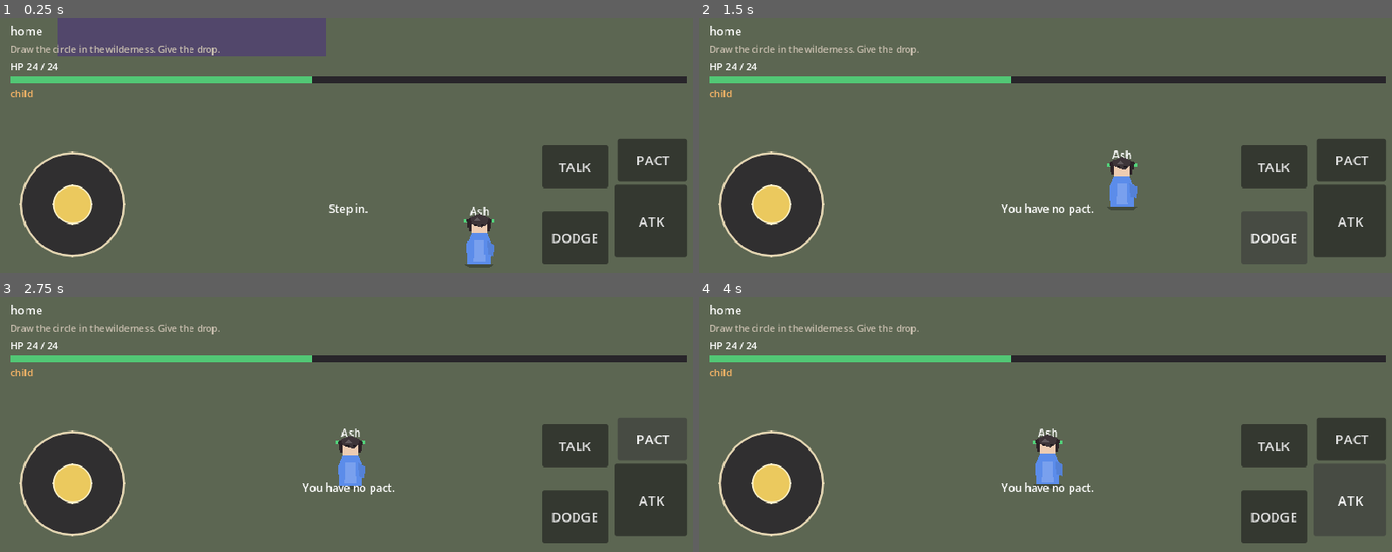
Above: before the commit, frames 1-4 (two rows, left to right).
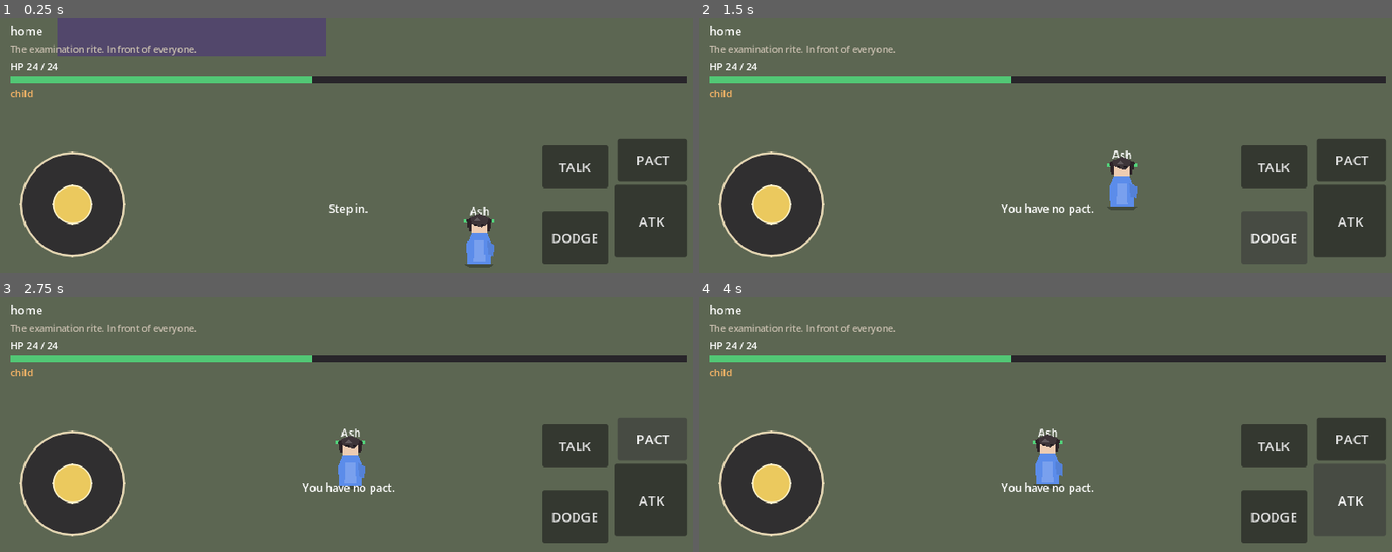
Above: after the commit, the same moments.

Repository: sk7hg824nn-ux/bloodbound-summoner
Game: Godot game, scene res://scenes/world/Academy.tscn
Same seed, same stepped clock (60 frames per second), same inputs: the game is played once before the commit and once after it. This scene is started directly instead of the project's main scene.
Inputs:
- Up to frame 1 (0.25 s): no input
- Up to frame 2 (1.5 s): click "ATK" at 0.5 s; click "DODGE" at 1.25 s
- Up to frame 3 (2.75 s): click "PACT" at 2 s
- Up to frame 4 (4 s): click "TALK" at 2.75 s; click "ATK" at 3.5 s

The runs differ from the first frame. In frame 1, 0.4% of the frame differs, in the area x 1-32%, y 10-15%; in frame 2, 0.4%; in frame 3, 0.4%; in frame 4, 0.4%.

Commit message:
Gate woods behind public fail and a week later.

Diff:
--- a/scripts/world/academy_hub.gd
+++ b/scripts/world/academy_hub.gd
@@ -36,14 +36,18 @@
 	EventBus.combat_ended.connect(_on_combat_ended)
 	if PactSystem.is_pacted("kitsune"):
 		_spawn_akari()
-	EventBus.toast.emit("The woods are west. That is where you call.")
+	EventBus.toast.emit("The circle first. Everyone is watching.")
 	_objective()
 
 func _objective() -> void:
 	if PactSystem.is_pacted("kitsune"):
 		Campaign.set_objective("She answered in the trees. The ring is east when you mean it.")
-	else:
-		Campaign.set_objective("Draw the circle in the wilderness. Give the drop.")
+	elif GameState.has_flag("week_later"):
+		Campaign.set_objective("The woods. No crowd. Circle and drop. Hands unsteady.")
+	elif GameState.has_flag("exam_failed"):
+		Campaign.set_objective("A week of being the joke.")
+	else:
+		Campaign.set_objective("The examination rite. In front of everyone.")
 
 func _spots() -> void:
 	_make_spot("circle", "Examination Circle", "Step in.", Vector2(480, 420))
@@ -81,12 +85,19 @@
 		return
 	match _near[_near.size() - 1].interact_id:
 		"circle":
-			EventBus.toast.emit("That slate is not where you call. The woods are.")
+			if GameState.has_flag("exam_failed"):
+				EventBus.toast.emit("They already wrote insufficient.")
+			else:
+				_say(FirstSummon.circle_open(GameState.player_name))
 		"woods":
 			if PactSystem.is_pacted("kitsune"):
 				_say({"speaker": "Akari", "lines": ["\"You already almost died. The sand is that way if you insist on repeating it.\""], "choices": []})
+			elif GameState.has_flag("week_later"):
+				_say(FirstSummon.woods_call(GameState.player_name))
+			elif GameState.has_flag("exam_failed"):
+				EventBus.toast.emit("Not today. A week.")
 			else:
-				_say(FirstSummon.woods_call(GameState.player_name))
+				EventBus.toast.emit("Not yet. They are still watching the circle.")
 		"ring":
 			if not PactSystem.is_pacted("kitsune"):
 				EventBus.toast.emit("You have no pact.")
@@ -98,6 +109,16 @@
 
 func _on_choice(choice_id: String) -> void:
 	match choice_id:
+		"ex_try":
+			GameState.set_flag("exam_failed")
+			_say(FirstSummon.circle_fail())
+			_objective()
+		"ex_leave":
+			_say(FirstSummon.week_later())
+		"wk_ok":
+			GameState.set_flag("week_later")
+			_objective()
+			EventBus.toast.emit("Seven days. The woods are west.")
 		"wd_call":
 			_draw_rite(player.global_position)
 			_say(FirstSummon.woods_fail())
